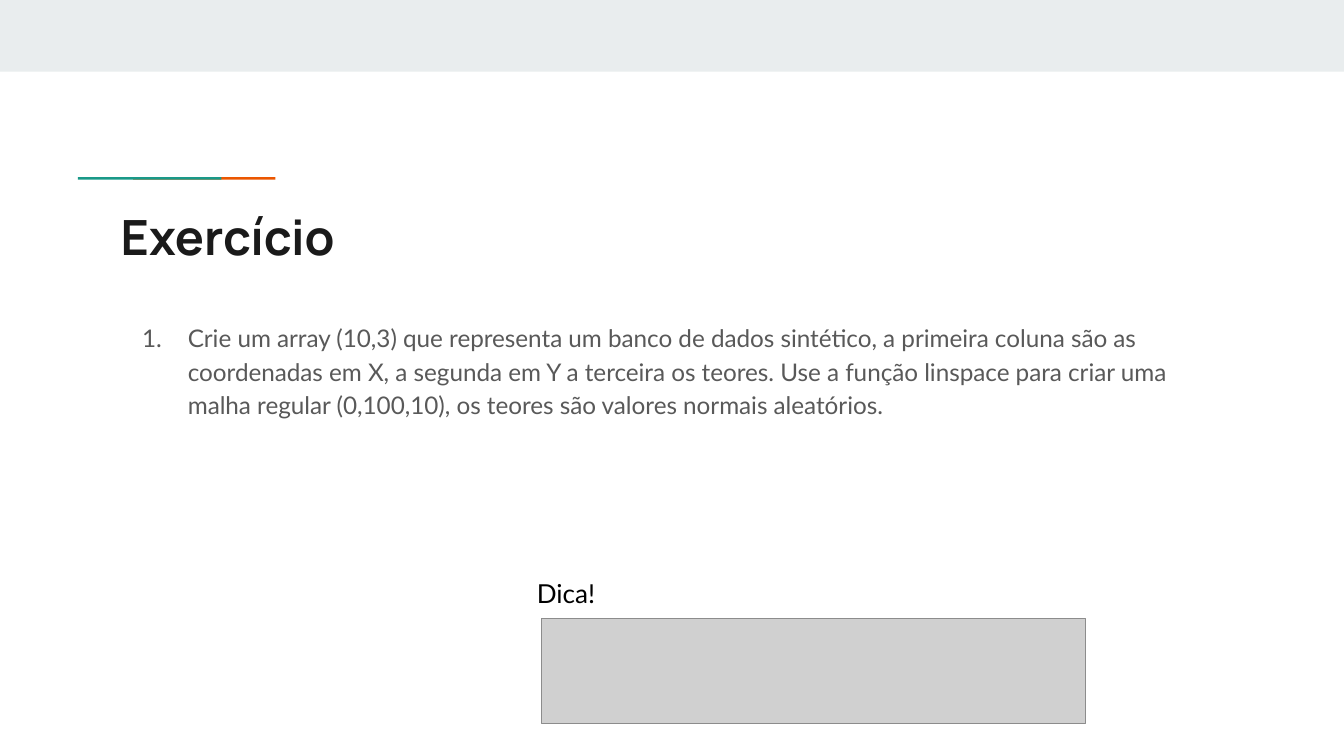
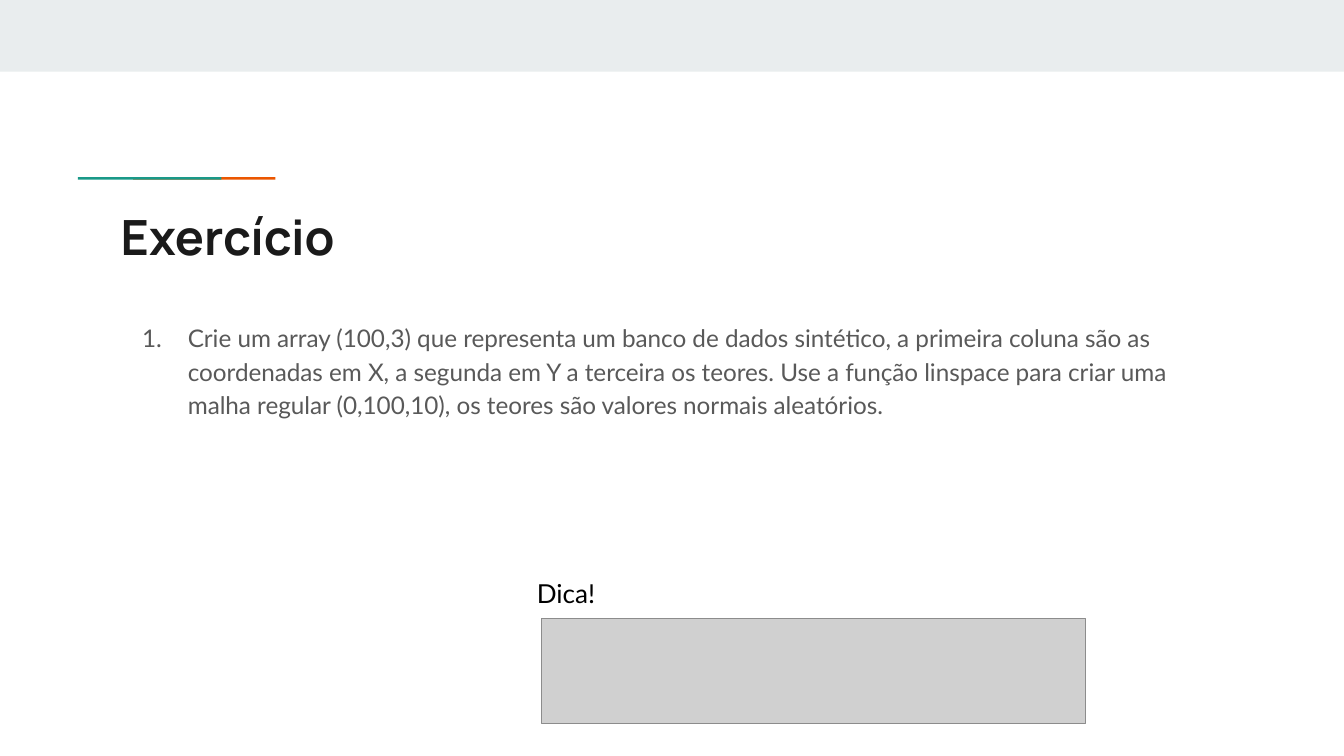
Before and after one commit to gabrielcm-moreira/cursopython, a slide deck: slide 31 of Slides/04 - Numpy.pptx. Drawn at 1344x756 pixels with LibreOffice and Linux fonts; fonts in the diff are those of the drawing; grey boxes stand for pictures. Boxes give left, top, right and bottom in pixels: in the first picture for what was removed or moved away, otherwise in the second. Text is boxed around its words. In the diff, an @@ line names an element or a change of style, - is before the commit and + after.

```diff
--- a/Slides/04 - Numpy.pptx
+++ b/Slides/04 - Numpy.pptx
@@ text at box(188, 328, 1166, 419): text changed @@
-1. Crie um array (10,3) que representa um banco de dados sintético, a primeira coluna são as coordenadas em X, a segunda em Y a terceira os teores. Use a função linspace para criar uma malha regular (0,100,10), os teores são valores normais aleatórios.
+1. Crie um array (100,3) que representa um banco de dados sintético, a primeira coluna são as coordenadas em X, a segunda em Y a terceira os teores. Use a função linspace para criar uma malha regular (0,100,10), os teores são valores normais aleatórios.
```
Also in this commit, not shown: 1 other slide changed, 1 other file.
